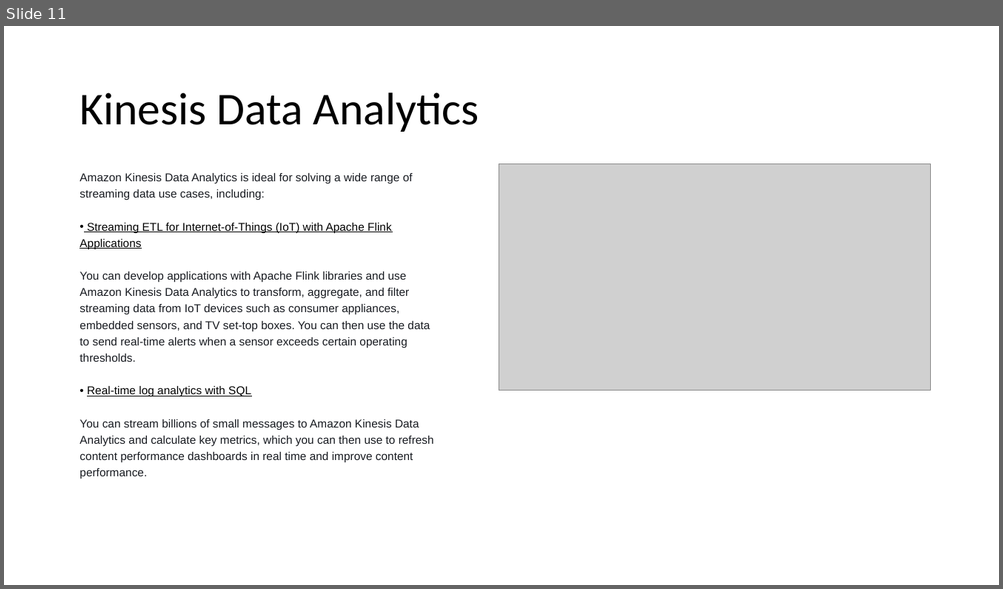
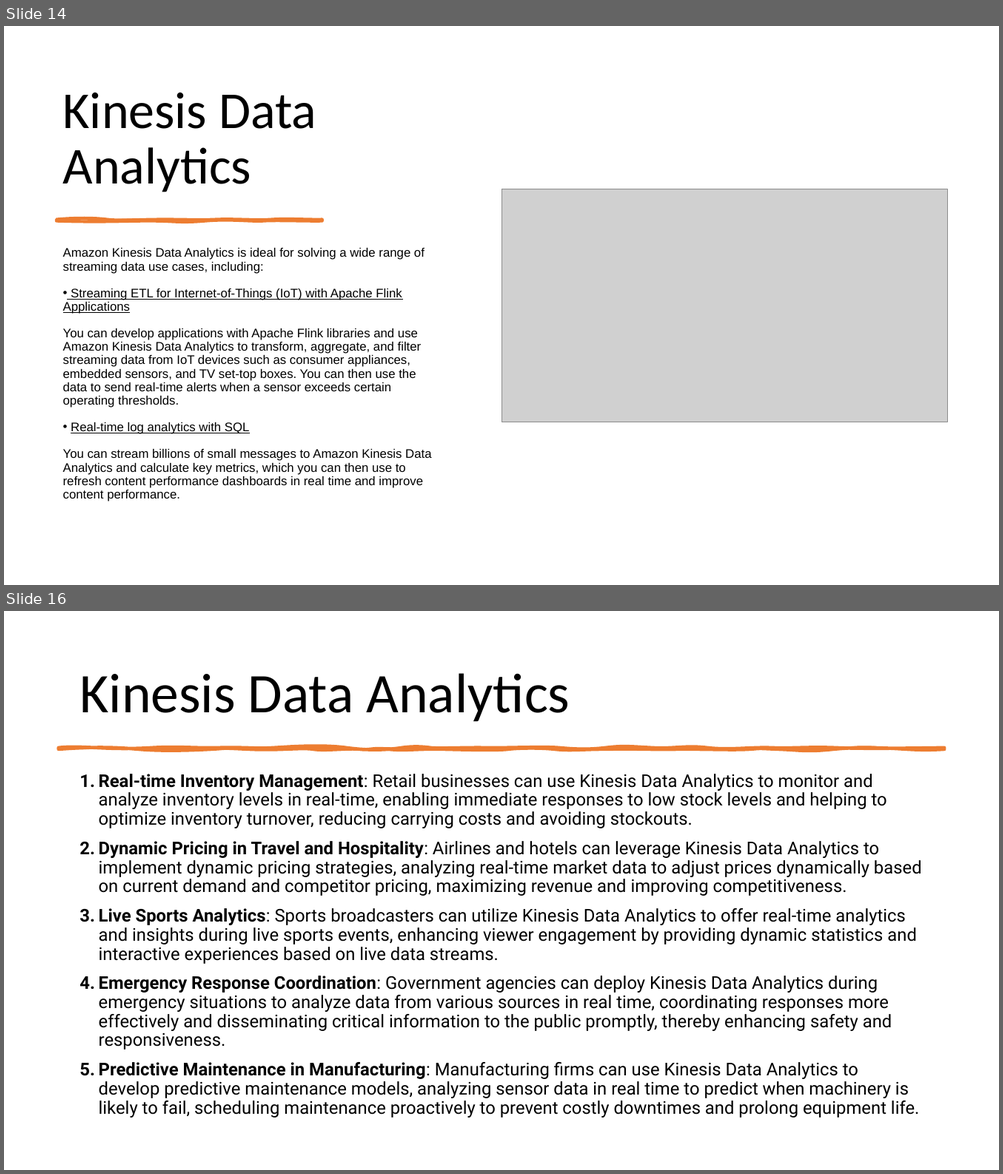
Before and after one commit to IlyaChakun/aws-iba-courses, a slide deck: lecture-materials/Analytics/Kinesis/Kinesis.pptx. Shown one above the other, each under a label of ours: slide 11 before the commit, slides 14 and 16 after it; the slides between them are not shown. The pictures are 1003x589 and 1003x1174 pixels, drawn with LibreOffice and Linux fonts; fonts in the diff are those of the drawing; grey boxes stand for pictures. Boxes give left, top, right and bottom in pixels: in the first picture for what was removed or moved away, otherwise in the second. Text is boxed around its words. In the diff, an @@ line names an element or a change of style, - is before the commit and + after.

```diff
--- a/lecture-materials/Analytics/Kinesis/Kinesis.pptx
+++ b/lecture-materials/Analytics/Kinesis/Kinesis.pptx
@@ slide 16 added at <box>4,611,999,1170</box>, background #FFFFFF @@
@@ title added at <box>79,673,570,722</box>, 54 pt, text #000000 @@
+Kinesis Data Analytics
@@ freeform shape added at <box>59,748,944,749</box>, fill #ED7D31, outline #ED7D31 3.25 pt @@
@@ text added at <box>99,774,922,1118</box>, 17 pt, text #000000 @@
+1. Real-time Inventory Management: Retail businesses can use Kinesis Data Analytics to monitor and analyze inventory levels in real-time, enabling immediate responses to low stock levels and helping to optimize inventory turnover, reducing carrying costs and avoiding stockouts.
+2. Dynamic Pricing in Travel and Hospitality: Airlines and hotels can leverage Kinesis Data Analytics to implement dynamic pricing strategies, analyzing real-time market data to adjust prices dynamically based on current demand and competitor pricing, maximizing revenue and improving competitiveness.
+3. Live Sports Analytics: Sports broadcasters can utilize Kinesis Data Analytics to offer real-time analytics and insights during live sports events, enhancing viewer engagement by providing dynamic statistics and interactive experiences based on live data streams.
+4. Emergency Response Coordination: Government agencies can deploy Kinesis Data Analytics during emergency situations to analyze data from various sources in real time, coordinating responses more effectively and disseminating critical information to the public promptly, thereby enhancing safety and responsiveness.
+5. Predictive Maintenance in Manufacturing: Manufacturing firms can use Kinesis Data Analytics to develop predictive maintenance models, analyzing sensor data in real time to predict when machinery is likely to fail, scheduling maintenance proactively to prevent costly downtimes and prolong equipment life.
@@ what was slide 11 is now slide 14 @@
@@ slide 14 changed as well @@
@@ title "Kinesis Data Analytics": place and size @@
-title "Kinesis Data Analytics" at <box>79,93,479,132</box>
+title "Kinesis Data Analytics" at <box>63,93,316,192</box>
@@ title "Kinesis Data Analytics" at <box>63,93,316,192</box>: size 44 to 50 pt; vertical alignment middle to bottom @@
@@ picture: place and size @@
-picture at <box>498,164,930,391</box>
+picture at <box>502,189,947,422</box>
@@ freeform shape added at <box>57,220,322,221</box>, fill #ED7D31, outline #ED7D31 3 pt @@
@@ text "Amazon Kinesis Data Analytics is ...": place and size @@
-text "Amazon Kinesis Data Analytics is ..." at <box>79,173,434,479</box>
+text "Amazon Kinesis Data Analytics is ..." at <box>63,248,431,502</box>
@@ text "Amazon Kinesis Data Analytics is ..." at <box>63,248,431,502</box>: size 11 to 12 pt; text colour #16191F to #000000 in "Amazon Kinesis Data Analytics is ideal for ...", "You can develop applications with Apache Flink ...", "You can stream billions of small messages ..."; line spacing 1.2 to 0.9 @@
```
Also in this commit, not shown: 12 other slides changed, 5 other slides added, 2 slides removed.
